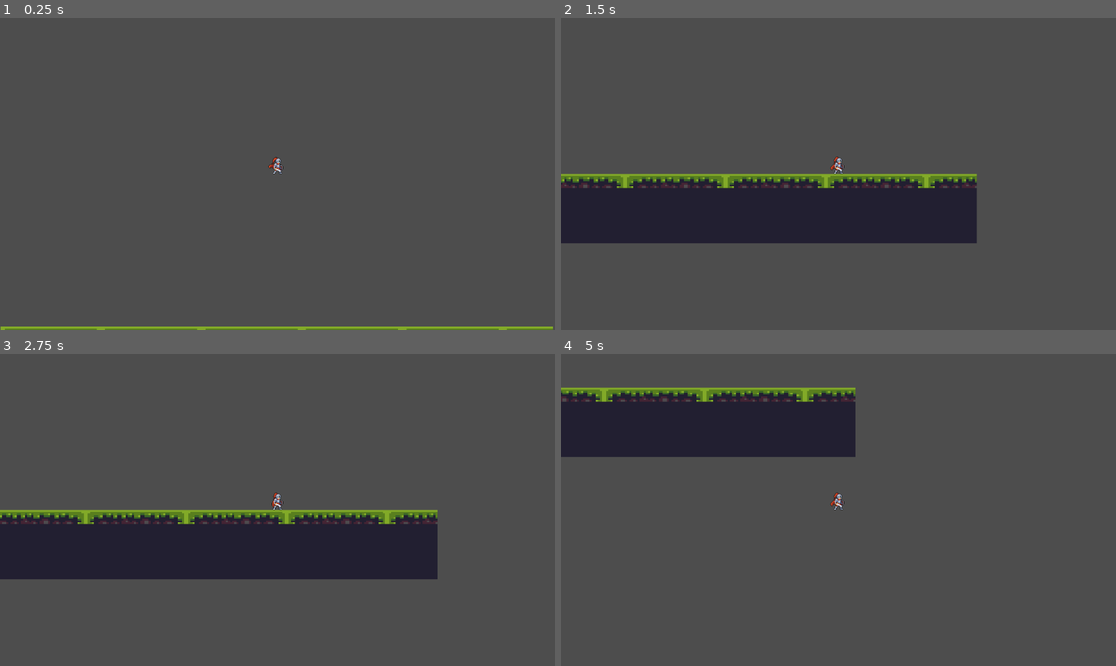
Above: before the commit, frames 1-4 (two rows, left to right).
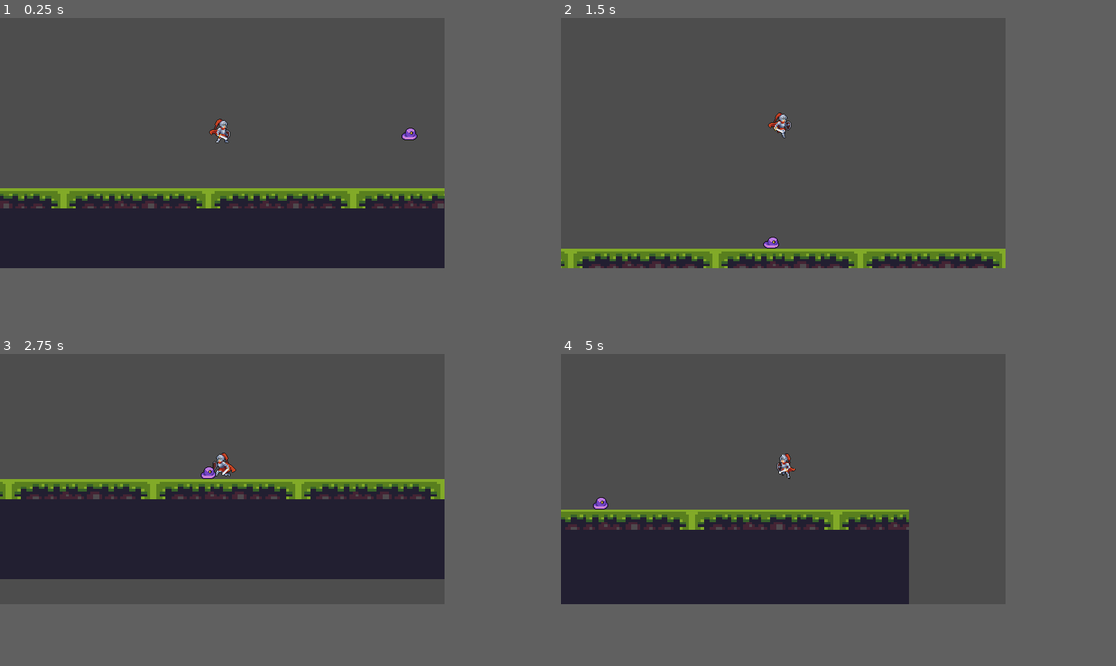
Above: after the commit, the same moments.

Repository: Slywoud/Godot-Game
Game: Godot game, scene res://scenes/ground.tscn
Same seed, same stepped clock (60 frames per second), same inputs: the game is played once before the commit and once after it.
Inputs (mouse positions are in pixels of both pictures, inside the frame that each line leads up to):
- Up to frame 1 (0.25 s): no input
- Up to frame 2 (1.5 s): move the mouse to (960, 158) at 0.52 s; hold D (Droite) from 0.53 s (still down); click (960, 158) at 0.6 s; tap Space (Jump, bound only after the commit) at 0.77, 0.8, 1.07, 1.35 s; move the mouse to (727, 189) at 1.27 s
- Up to frame 3 (2.75 s): tap Space (Jump, bound only after the commit) at 1.52, 1.82, 2.3 s; click (166, 525) at 1.55 s; move the mouse to (333, 441) at 2.02 s; release D (Droite) at 2.03 s; hold A (Gauche) from 2.03 s (still down); click (333, 441) at 2.1 s
- Up to frame 4 (5 s): move the mouse to (810, 572) at 2.77 s; release A (Gauche) at 2.78 s; hold D (Droite) 2.78-4.28 s; click (810, 572) at 2.85 s; tap Space (Jump, bound only after the commit) at 3.02, 3.32, 3.6, 3.77, 4.07, 4.52, 4.82 s; move the mouse to (1005, 556) at 3.52 s; move the mouse to (672, 463) at 4.27 s; hold A (Gauche) from 4.28 s (still down); click (672, 463) at 4.35 s
In our replay, the window is 799x449 before the commit and 640x360 after it. These sizes can differ from the game's own. Grey fills any space a smaller window leaves; there, only what the larger window draws over its background counts as a difference.

The runs differ from the first frame. In frame 1, 22% of the frame differs, in the area x 0-100%, y 32-100%; in frame 2, 22%; in frame 3, 11%; in frame 4, 31%, in the area x 0-63%, y 10-81%.

Commit message:
Work in progress
commit which adds the ability to jump and an enemy. Some work in progress regarding patrol points.

Diff:
--- /dev/null
+++ b/godotmetroid/ennemies/enemy.gd
@@ -0,0 +1,62 @@
+extends CharacterBody2D
+@onready var animated_sprite_2d: AnimatedSprite2D = $AnimatedSprite2D
+@export var patrol_points : Node
+
+const GRAVITY = 500
+const SPEED = 50
+enum State {Idle, Walk, Attack}
+var current_state : State
+var direction : Vector2 = Vector2.LEFT
+var number_of_points : int
+var point_positions : Array[Vector2]
+var current_point : Vector2
+var current_point_position : int
+
+func _ready():
+	if patrol_points != null:
+		number_of_points = patrol_points.get_children().size()
+		for point in patrol_points.get_children():
+			point_positions.append(point.global_position)
+		current_point = point_positions[current_point_position]
+	else:
+		print("no patrol point :(")
+	current_state = State.Idle
+
+func _physics_process(delta: float):
+	enemy_gravity(delta)
+	enemy_idle(delta)
+	enemy_walk(delta)
+	enemy_animation()
+
+	move_and_slide()
+
+func enemy_gravity(delta: float):
+	velocity.y += GRAVITY * delta
+
+func enemy_idle(delta):
+	if velocity.x == 0:
+		velocity.x = move_toward(velocity.x, 0, SPEED * delta)
+		current_state = State.Idle
+
+func enemy_walk(delta):
+	if abs(position.x - current_point.x) > 0.5:
+		velocity.x = direction.x * SPEED * delta
+		current_state = State.Walk
+	else:
+		current_point_position += 1
+	if current_point_position >= number_of_points:
+		current_point_position = 0
+	#current_point = point_positions[current_point_position]
+	if current_point.x > position.x:
+		direction = Vector2.RIGHT
+	else:
+		direction = Vector2.LEFT
+	animated_sprite_2d.flip_h = direction.x > 0
+
+func enemy_animation():
+	if current_state == State.Idle:
+		animated_sprite_2d.play("enemy_idle")
+	elif current_state == State.Walk:
+		animated_sprite_2d.play("enemy_walk")
+	elif current_state == State.Attack:
+		animated_sprite_2d.play("enemy_attack")
--- /dev/null
+++ b/godotmetroid/ennemies/slime.tscn
@@ -0,0 +1,127 @@
+[gd_scene load_steps=17 format=3 uid="uid://dili6il5gtik4"]
+
+[ext_resource type="Texture2D" uid="uid://bj8mwewwlmrm1" path="res://ennemies/Slime purple.png" id="1_2d52u"]
+[ext_resource type="Script" uid="uid://cb74aaukhy177" path="res://ennemies/enemy.gd" id="1_pkdrk"]
+
+[sub_resource type="AtlasTexture" id="AtlasTexture_kftsf"]
+atlas = ExtResource("1_2d52u")
+region = Rect2(0, 192, 48, 48)
+
+[sub_resource type="AtlasTexture" id="AtlasTexture_pkdrk"]
+atlas = ExtResource("1_2d52u")
+region = Rect2(48, 192, 48, 48)
+
+[sub_resource type="AtlasTexture" id="AtlasTexture_ea5ur"]
+atlas = ExtResource("1_2d52u")
+region = Rect2(96, 192, 48, 48)
+
+[sub_resource type="AtlasTexture" id="AtlasTexture_w7g5d"]
+atlas = ExtResource("1_2d52u")
+region = Rect2(0, 240, 48, 48)
+
+[sub_resource type="AtlasTexture" id="AtlasTexture_myiie"]
+atlas = ExtResource("1_2d52u")
+region = Rect2(0, 0, 48, 48)
+
+[sub_resource type="AtlasTexture" id="AtlasTexture_76fq6"]
+atlas = ExtResource("1_2d52u")
+region = Rect2(48, 0, 48, 48)
+
+[sub_resource type="AtlasTexture" id="AtlasTexture_j4bv4"]
+atlas = ExtResource("1_2d52u")
+region = Rect2(96, 0, 48, 48)
+
+[sub_resource type="AtlasTexture" id="AtlasTexture_43odx"]
+atlas = ExtResource("1_2d52u")
+region = Rect2(144, 0, 48, 48)
+
+[sub_resource type="AtlasTexture" id="AtlasTexture_5jc4t"]
+atlas = ExtResource("1_2d52u")
+region = Rect2(0, 48, 48, 48)
+
+[sub_resource type="AtlasTexture" id="AtlasTexture_4l1t8"]
+atlas = ExtResource("1_2d52u")
+region = Rect2(48, 48, 48, 48)
+
+[sub_resource type="AtlasTexture" id="AtlasTexture_ppcr1"]
+atlas = ExtResource("1_2d52u")
+region = Rect2(96, 48, 48, 48)
+
+[sub_resource type="AtlasTexture" id="AtlasTexture_jayke"]
+atlas = ExtResource("1_2d52u")
+region = Rect2(144, 48, 48, 48)
+
+[sub_resource type="SpriteFrames" id="SpriteFrames_2002g"]
+animations = [{
+"frames": [],
+"loop": true,
+"name": &"default",
+"speed": 5.0
+}, {
+"frames": [{
+"duration": 1.0,
+"texture": SubResource("AtlasTexture_kftsf")
+}, {
+"duration": 1.0,
+"texture": SubResource("AtlasTexture_pkdrk")
+}, {
+"duration": 1.0,
+"texture": SubResource("AtlasTexture_ea5ur")
+}, {
+"duration": 1.0,
+"texture": SubResource("AtlasTexture_w7g5d")
+}],
+"loop": true,
+"name": &"enemy_attack",
+"speed": 10.0
+}, {
+"frames": [{
+"duration": 1.0,
+"texture": SubResource("AtlasTexture_myiie")
+}, {
+"duration": 1.0,
+"texture": SubResource("AtlasTexture_76fq6")
+}, {
+"duration": 1.0,
+"texture": SubResource("AtlasTexture_j4bv4")
+}, {
+"duration": 1.0,
+"texture": SubResource("AtlasTexture_43odx")
+}],
+"loop": true,
+"name": &"enemy_idle",
+"speed": 7.0
+}, {
+"frames": [{
+"duration": 1.0,
+"texture": SubResource("AtlasTexture_5jc4t")
+}, {
+"duration": 1.0,
+"texture": SubResource("AtlasTexture_4l1t8")
+}, {
+"duration": 1.0,
+"texture": SubResource("AtlasTexture_ppcr1")
+}, {
+"duration": 1.0,
+"texture": SubResource("AtlasTexture_jayke")
+}],
+"loop": true,
+"name": &"enemy_walk",
+"speed": 7.0
+}]
+
+[sub_resource type="CapsuleShape2D" id="CapsuleShape2D_bratd"]
+radius = 9.0
+height = 18.0
+
+[node name="Node2D" type="CharacterBody2D"]
+script = ExtResource("1_pkdrk")
+
+[node name="AnimatedSprite2D" type="AnimatedSprite2D" parent="."]
+sprite_frames = SubResource("SpriteFrames_2002g")
+animation = &"enemy_idle"
+offset = Vector2(0, -9)
+
+[node name="CollisionShape2D" type="CollisionShape2D" parent="."]
+position = Vector2(0, -9)
+shape = SubResource("CapsuleShape2D_bratd")
--- a/godotmetroid/project.godot
+++ b/godotmetroid/project.godot
@@ -13,6 +13,12 @@
 config/name="GodotMetroid"
 run/main_scene="uid://jevxgpf8sqbd"
 config/features=PackedStringArray("4.4", "Forward Plus")
+
+[display]
+
+window/size/viewport_width=640
+window/size/viewport_height=360
+window/stretch/mode="viewport"
 
 [input]
 
@@ -36,6 +42,16 @@
 "events": [Object(InputEventKey,"resource_local_to_scene":false,"resource_name":"","device":-1,"window_id":0,"alt_press …(192 unchanged characters)…
 ]
 }
+Jump={
+"deadzone": 0.5,
+"events": [Object(InputEventKey,"resource_local_to_scene":false,"resource_name":"","device":-1,"window_id":0,"alt_pressed":false,"shift_pressed":false,"ctrl_pressed":false,"meta_pressed":false,"pressed":false,"keycode":0,"physical_keycode":32,"key_label":0,"unicode":32,"location":0,"echo":false,"script":null)
+]
+}
+Attack={
+"deadzone": 0.5,
+"events": [Object(InputEventMouseButton,"resource_local_to_scene":false,"resource_name":"","device":-1,"window_id":0,"alt_pressed":false,"shift_pressed":false,"ctrl_pressed":false,"meta_pressed":false,"button_mask":1,"position":Vector2(73, 10),"global_position":Vector2(82, 58),"factor":1.0,"button_index":1,"canceled":false,"pressed":true,"double_click":false,"script":null)
+]
+}
 
 [layer_names]
 
--- a/godotmetroid/scenes/ground.tscn
+++ b/godotmetroid/scenes/ground.tscn
@@ -1,7 +1,8 @@
-[gd_scene load_steps=5 format=4 uid="uid://jevxgpf8sqbd"]
+[gd_scene load_steps=6 format=4 uid="uid://jevxgpf8sqbd"]
 
 [ext_resource type="Texture2D" uid="uid://cb0bs6yyvgl0t" path="res://tilesets/tileset_32x32(new).png" id="1_pybca"]
 [ext_resource type="PackedScene" uid="uid://f4787juy24xc" path="res://scenes/player.tscn" id="2_mi8v4"]
+[ext_resource type="PackedScene" uid="uid://dili6il5gtik4" path="res://ennemies/slime.tscn" id="3_lmksl"]
 
 [sub_resource type="TileSetAtlasSource" id="TileSetAtlasSource_mi8v4"]
 texture = ExtResource("1_pybca")
@@ -256,6 +257,17 @@
 tile_set = SubResource("TileSet_lmksl")
 
 [node name="Player" parent="." instance=ExtResource("2_mi8v4")]
-position = Vector2(575, 128)
+position = Vector2(437, 380)
 
 [node name="Camera2D" type="Camera2D" parent="Player"]
+
+[node name="Slime" parent="." instance=ExtResource("3_lmksl")]
+position = Vector2(708, 376)
+
+[node name="PatrolPoint" type="Node2D" parent="Slime"]
+
+[node name="Point1" type="Marker2D" parent="Slime/PatrolPoint"]
+position = Vector2(-96, 74)
+
+[node name="Point2" type="Marker2D" parent="Slime/PatrolPoint"]
+position = Vector2(101, 75)
--- a/godotmetroid/scenes/player.gd
+++ b/godotmetroid/scenes/player.gd
@@ -1,10 +1,14 @@
 extends CharacterBody2D
 
-@export var speed: float = 200.0  # Speed of the character
+@onready var animated_sprite_2d: AnimatedSprite2D = $AnimatedSprite2D
+
+const SPEED = 300
+const JUMP = -300
 const GRAVITY = 500
-enum State {Idle, Run, Jump}
+enum State {Idle, Run, Jump, Attack}
+var current_state
+var jump_count = 0
 
-var current_state
 
 func _ready():
 	current_state = State.Idle
@@ -13,8 +17,12 @@
 	player_falling(delta)
 	player_idle(delta)
 	player_run(delta)
+	player_jump(delta);
+	player_animation()
 
 	move_and_slide()
+
+	print("State: ", State.keys()[current_state])
 
 func player_falling(delta):
 	if !is_on_floor():
@@ -23,10 +31,39 @@
 func player_idle(delta):
 	if is_on_floor():
 		current_state = State.Idle
+		jump_count = 0
 
 func player_run(delta):
 	var direction = Input.get_axis("Gauche", "Droite")
 	if direction:
-		velocity.x = direction * 300
+		velocity.x = direction * SPEED
 	else:
-		velocity.x = move_toward(velocity.x, 0, 300)
+		velocity.x = move_toward(velocity.x, 0, SPEED)
+
+	if is_on_floor() and direction != 0:
+		current_state = State.Run
+		animated_sprite_2d.flip_h = false if direction > 0 else true
+
+func player_jump(delta):
+	if Input.is_action_just_pressed("Jump") and jump_count < 2:
+		velocity.y = JUMP
+		jump_count += 1
+		current_state = State.Jump
+	if !is_on_floor() and current_state == State.Jump:
+		var direction = Input.get_axis("Gauche", "Droite")
+		velocity.x += direction * 100 * delta
+		if direction != 0:
+			animated_sprite_2d.flip_h = (direction < 0)
+
+##func player_attack(delta):
+##	if Input.is_action_just_pressed("Attack"):
+
+func player_animation():
+	if current_state == State.Idle:
+		animated_sprite_2d.play("player_idle")
+	elif current_state == State.Run:
+		animated_sprite_2d.play("player_run")
+	elif current_state == State.Jump:
+		animated_sprite_2d.play("player_jump")
+	elif current_state == State.Attack:
+		animated_sprite_2d.play("player_attack")
--- a/godotmetroid/scenes/player.tscn
+++ b/godotmetroid/scenes/player.tscn
@@ -1,9 +1,34 @@
-[gd_scene load_steps=27 format=3 uid="uid://f4787juy24xc"]
+[gd_scene load_steps=34 format=3 uid="uid://f4787juy24xc"]
 
 [ext_resource type="Script" uid="uid://i4pjigkf1hxf" path="res://scenes/player.gd" id="1_dqkch"]
 [ext_resource type="Texture2D" uid="uid://bdv21ln76t8cv" path="res://character/IDLE.png" id="1_qhqgy"]
 [ext_resource type="Texture2D" uid="uid://dw3aw2hr7w0m8" path="res://character/JUMP.png" id="2_dqkch"]
+[ext_resource type="Texture2D" uid="uid://wqmo5yhaj7e" path="res://character/ATTACK 1.png" id="2_qlg0r"]
 [ext_resource type="Texture2D" uid="uid://6ox5cgi445a3" path="res://character/RUN.png" id="3_qlg0r"]
+
+[sub_resource type="AtlasTexture" id="AtlasTexture_ujl30"]
+atlas = ExtResource("2_qlg0r")
+region = Rect2(0, 0, 96, 84)
+
+[sub_resource type="AtlasTexture" id="AtlasTexture_31cv2"]
+atlas = ExtResource("2_qlg0r")
+region = Rect2(96, 0, 96, 84)
+
+[sub_resource type="AtlasTexture" id="AtlasTexture_pf23h"]
+atlas = ExtResource("2_qlg0r")
+region = Rect2(192, 0, 96, 84)
+
+[sub_resource type="AtlasTexture" id="AtlasTexture_dt7fs"]
+atlas = ExtResource("2_qlg0r")
+region = Rect2(288, 0, 96, 84)
+
+[sub_resource type="AtlasTexture" id="AtlasTexture_wqfne"]
+atlas = ExtResource("2_qlg0r")
+region = Rect2(384, 0, 96, 84)
+
+[sub_resource type="AtlasTexture" id="AtlasTexture_wnwbv"]
+atlas = ExtResource("2_qlg0r")
+region = Rect2(480, 0, 96, 84)
 
 [sub_resource type="AtlasTexture" id="AtlasTexture_tuyoq"]
 atlas = ExtResource("1_qhqgy")
@@ -94,6 +119,29 @@
 }, {
 "frames": [{
 "duration": 1.0,
+"texture": SubResource("AtlasTexture_ujl30")
+}, {
+"duration": 1.0,
+"texture": SubResource("AtlasTexture_31cv2")
+}, {
+"duration": 1.0,
+"texture": SubResource("AtlasTexture_pf23h")
+}, {
+"duration": 1.0,
+"texture": SubResource("AtlasTexture_dt7fs")
+}, {
+"duration": 1.0,
+"texture": SubResource("AtlasTexture_wqfne")
+}, {
+"duration": 1.0,
+"texture": SubResource("AtlasTexture_wnwbv")
+}],
+"loop": true,
+"name": &"player_attack",
+"speed": 5.0
+}, {
+"frames": [{
+"duration": 1.0,
 "texture": SubResource("AtlasTexture_tuyoq")
 }, {
 "duration": 1.0,
@@ -178,7 +226,7 @@
 [node name="AnimatedSprite2D" type="AnimatedSprite2D" parent="."]
 position = Vector2(0, -20)
 sprite_frames = SubResource("SpriteFrames_ujl30")
-animation = &"player_idle"
+animation = &"player_attack"
 autoplay = "player_idle"
 
 [node name="CollisionShape2D" type="CollisionShape2D" parent="."]
Binary file added: godotmetroid/character/ATTACK 1.png
Binary file added: godotmetroid/ennemies/Slime purple.png
Not shown, added: godotmetroid/ennemies/enemy.gd.uid
Binary file added: godotmetroid/ennemies/gobu walk.png
